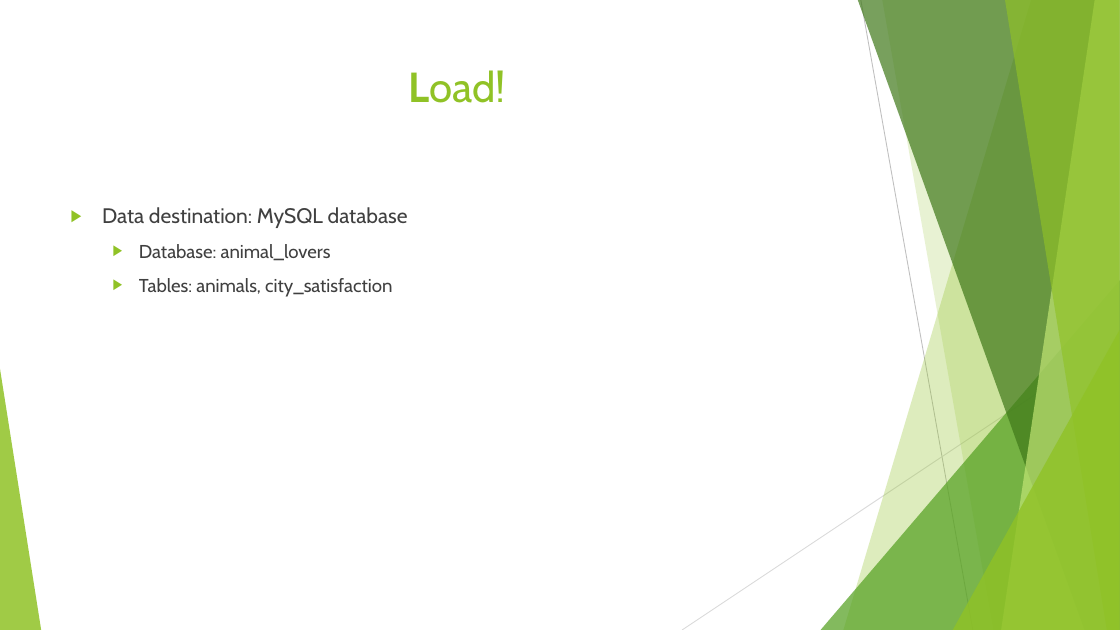
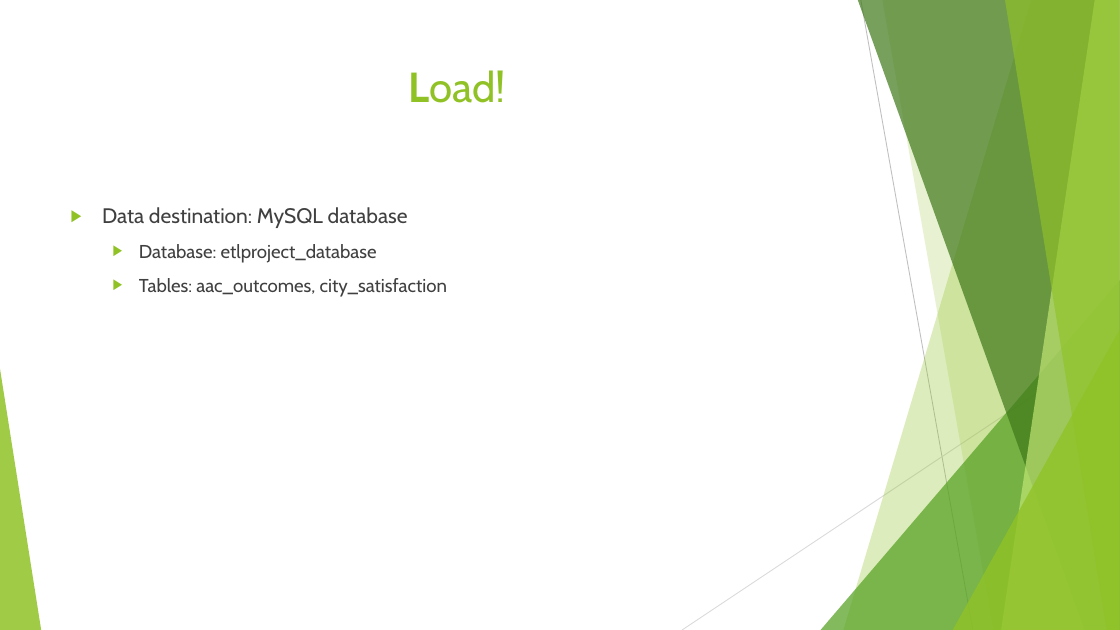
Before and after one commit to Kerrykova/ETLProject, a slide deck: slide 4 of ETL PROJECT POWERPOINT.pptx. Drawn at 1120x630 pixels with LibreOffice and Linux fonts; fonts in the diff are those of the drawing. Boxes give left, top, right and bottom in pixels: in the first picture for what was removed or moved away, otherwise in the second. Text is boxed around its words. In the diff, an @@ line names an element or a change of style, - is before the commit and + after.

Commit message:
updated database names

```diff
--- a/ETL PROJECT POWERPOINT.pptx
+++ b/ETL PROJECT POWERPOINT.pptx
@@ text at box(139, 244, 447, 297): text changed @@
-  ▶ Database: animal_lovers
-  ▶ Tables: animals, city_satisfaction
+  ▶ Database: etlproject_database
+  ▶ Tables: aac_outcomes, city_satisfaction
```
Also in this commit, not shown: 1 other file.
